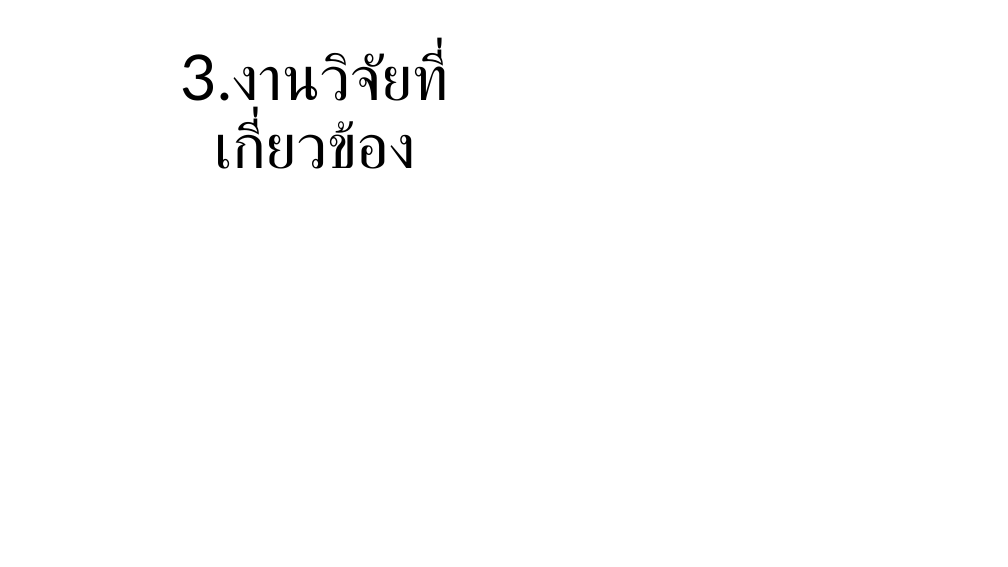
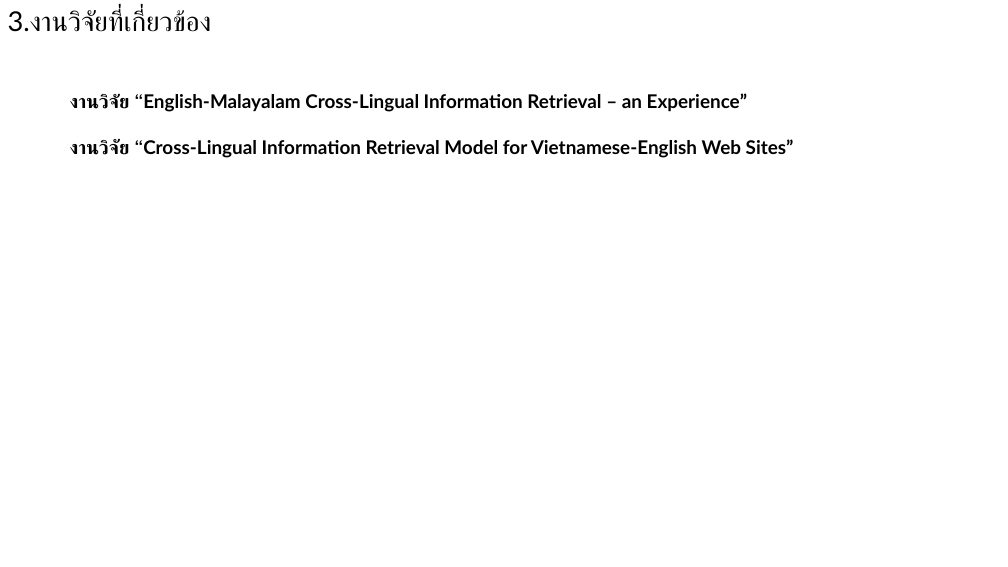
Before and after one commit to nanutnutna/thesis_ef, a slide deck: slide 6 of proposal/Proposal.pptx (slide 5 before the commit). Drawn at 1008x567 pixels with LibreOffice and Linux fonts; fonts in the diff are those of the drawing. Boxes give left, top, right and bottom in pixels: in the first picture for what was removed or moved away, otherwise in the second. Text is boxed around its words. In the diff, an @@ line names an element or a change of style, - is before the commit and + after.

```diff
--- a/proposal/Proposal.pptx
+++ b/proposal/Proposal.pptx
@@ title "3.งานวิจัยที่เกี่ยวข้อง" moved from (x1=181, y1=45, x2=447, y2=169) to (x1=8, y1=7, x2=212, y2=32) @@
@@ title "3.งานวิจัยที่เกี่ยวข้อง" at (x1=8, y1=7, x2=212, y2=32): size 60 to 26 pt; alignment centre to left @@
@@ text added at (x1=70, y1=93, x2=794, y2=158), 18 pt, text #000000, bold @@
+งานวิจัย “English-Malayalam Cross-Lingual Information Retrieval – an Experience”
+งานวิจัย “Cross-Lingual Information Retrieval Model for Vietnamese-English Web Sites”
```
Also in this commit, not shown: 8 other slides changed, 3 slides added, 1 slide removed, 1 other file.
